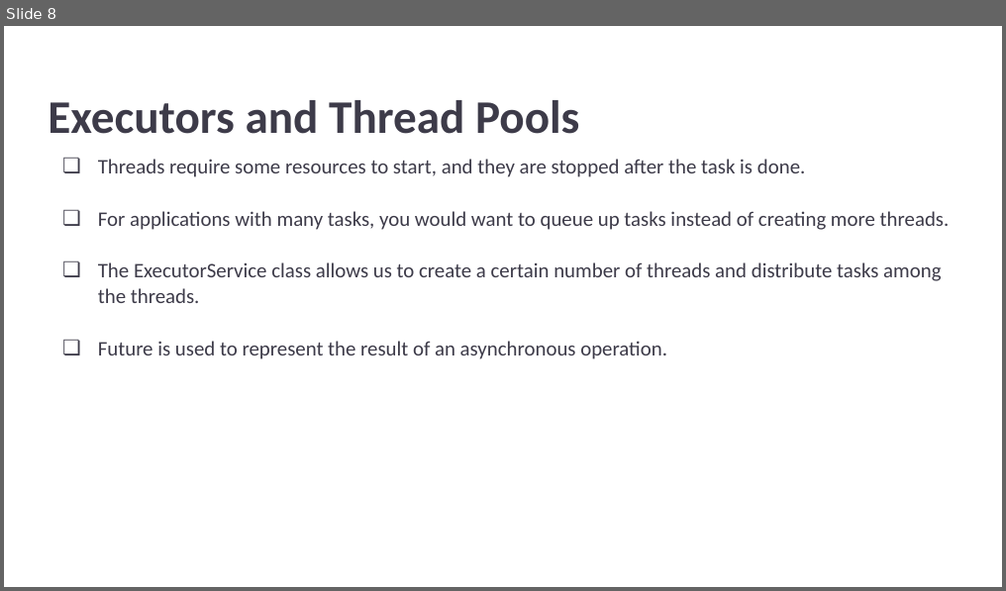
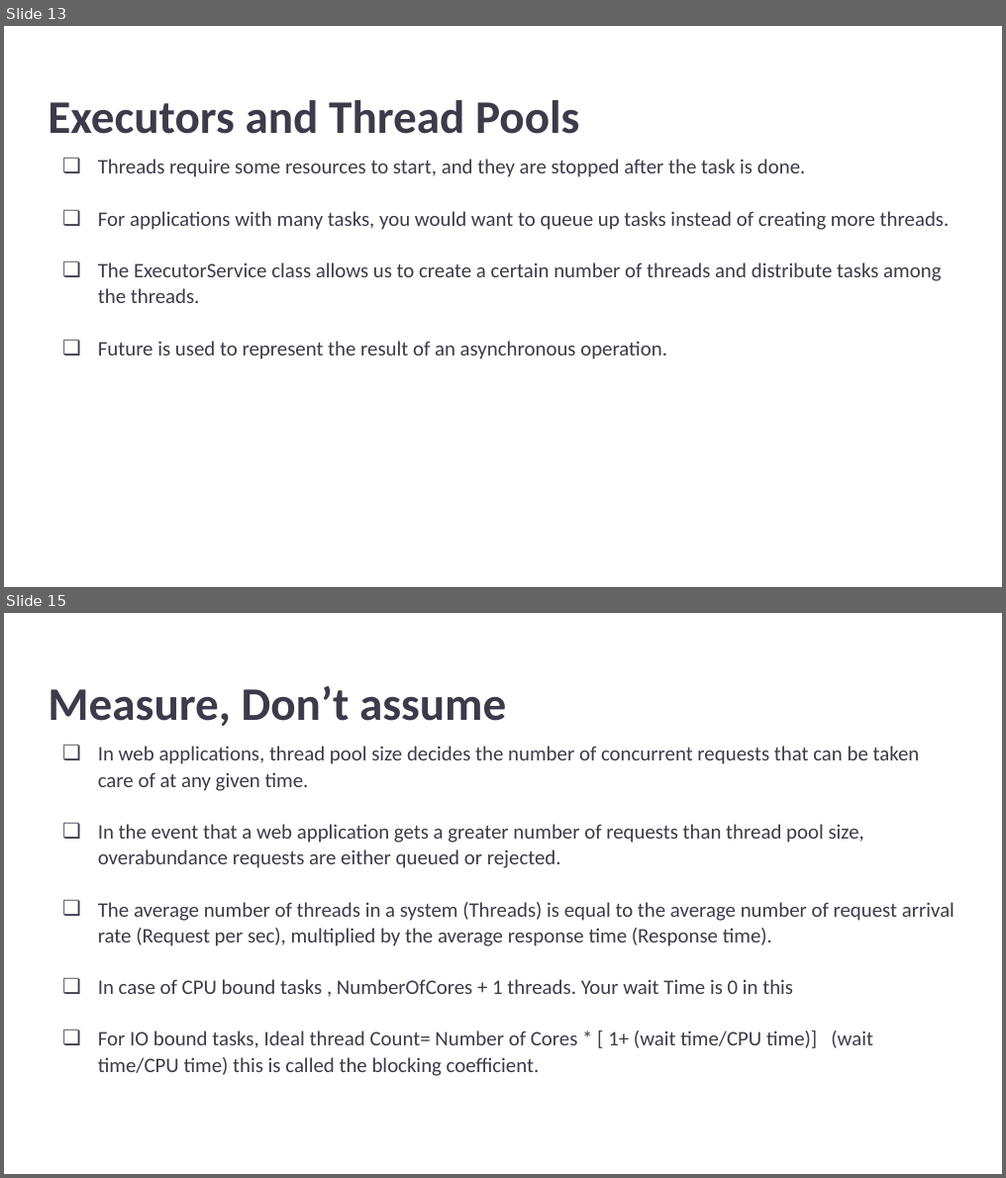
Before and after one commit to ankit741/java-performance-issues, a slide deck: src/main/resources/Java Performance & Concurrency_ A Deep Dive.pptx. Shown one above the other, each under a label of ours: slide 8 before the commit, slides 13 and 15 after it; the slides between them are not shown. The pictures are 1006x591 and 1006x1178 pixels, drawn with LibreOffice and Linux fonts; fonts in the diff are those of the drawing. Boxes give left, top, right and bottom in pixels: in the first picture for what was removed or moved away, otherwise in the second. Text is boxed around its words. In the diff, an @@ line names an element or a change of style, - is before the commit and + after.

```diff
--- a/src/main/resources/Java Performance & Concurrency_ A Deep Dive.pptx
+++ b/src/main/resources/Java Performance & Concurrency_ A Deep Dive.pptx
@@ slide 15 added at (4,613,1002,1174), background #FFFFFF @@
@@ title added at (48,686,506,726), 33.7 pt, text #3D3B49, bold @@
+Measure, Don’t assume
@@ text added at (98,746,954,1076), 14.8 pt, text #3D3B49 @@
+❏ In web applications, thread pool size decides the number of concurrent requests that can be taken care of at any given time.
+❏ In the event that a web application gets a greater number of requests than thread pool size, overabundance requests are either queued or rejected.
+❏ The average number of threads in a system (Threads) is equal to the average number of request arrival rate (Request per sec), multiplied by the average response time (Response time).
+❏ In case of CPU bound tasks , NumberOfCores + 1 threads. Your wait Time is 0 in this
+❏ For IO bound tasks, Ideal thread Count= Number of Cores * [ 1+ (wait time/CPU time)] (wait time/CPU time) this is called the blocking coefficient.
@@ what was slide 8 is now slide 13 @@
```
Also in this commit, not shown: 1 slide changed, 9 other slides added, 2 slides removed, 8 other files.
